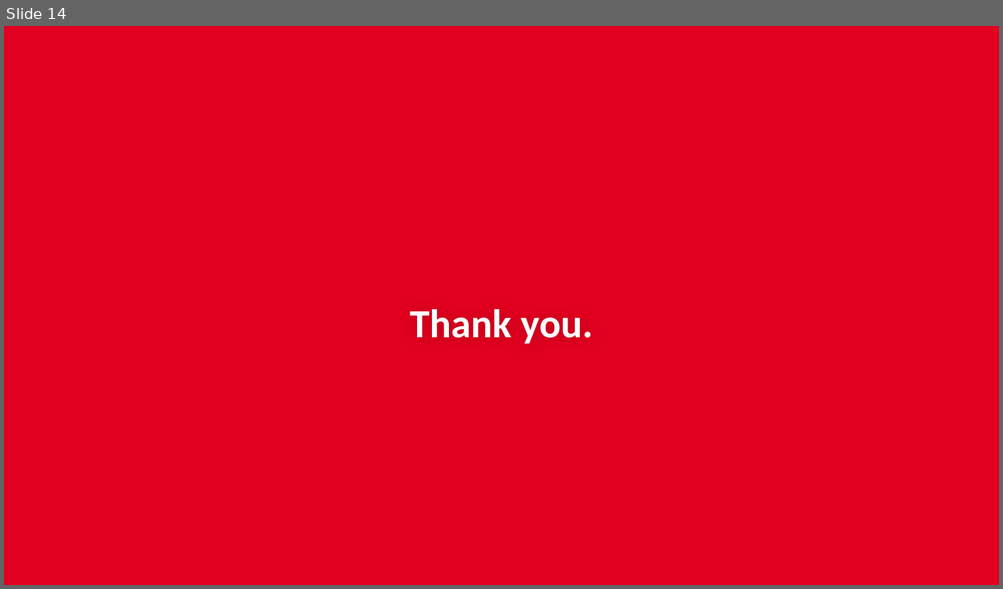
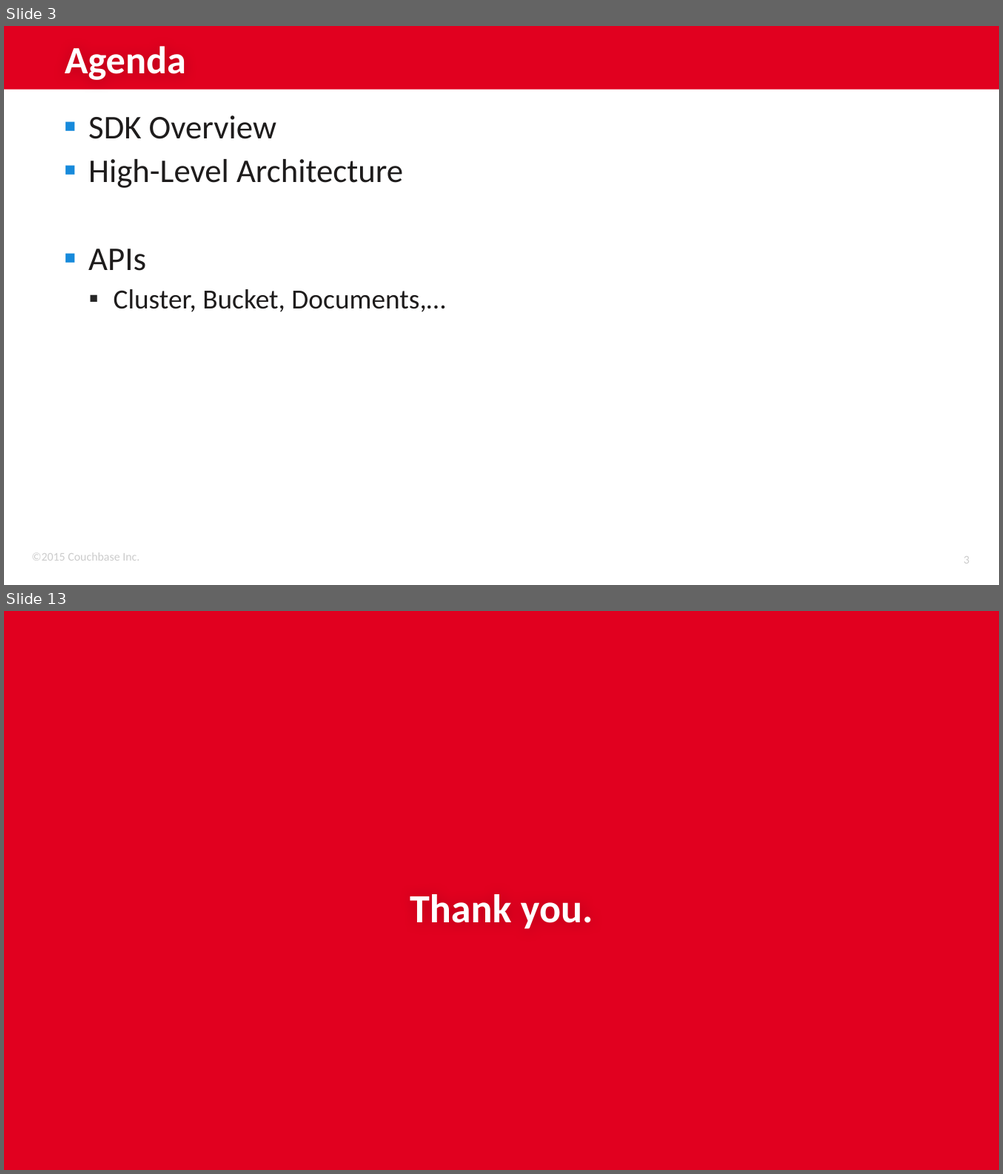
Before and after one commit to subalakr/workshop, a slide deck: server/presentations/02_SDKs.pptx. Shown one above the other, each under a label of ours: slide 14 before the commit, slides 3 and 13 after it; the slides between them are not shown. The pictures are 1003x589 and 1003x1174 pixels, drawn with LibreOffice and Linux fonts; fonts in the diff are those of the drawing; background and template pictures are left out. Boxes give left, top, right and bottom in pixels: in the first picture for what was removed or moved away, otherwise in the second. Text is boxed around its words. In the diff, an @@ line names an element or a change of style, - is before the commit and + after.

```diff
--- a/server/presentations/02_SDKs.pptx
+++ b/server/presentations/02_SDKs.pptx
@@ slide 3 added at box(4, 26, 999, 585), background #FFFFFF @@
@@ rectangle added at box(4, 26, 999, 90), fill #E1001F @@
@@ title added at box(65, 46, 186, 80), 28 pt, text #FFFFFF, bold @@
+Agenda
@@ text added at box(88, 116, 445, 312), 24 pt, text #1E1C1C @@
+▪ SDK Overview
+▪ High-Level Architecture
+▪ APIs
+  ▪ Cluster, Bucket, Documents,…
@@ text added at box(31, 553, 139, 561), 8.5 pt, text #CCCCCC @@
+©2015 Couchbase Inc.
@@ page number added at box(963, 557, 969, 564), 8.5 pt, text #CCCCCC @@
+3
@@ what was slide 14 is now slide 13 @@
```
Also in this commit, not shown: 12 slides changed, 11 other slides added, 2 slides removed.
